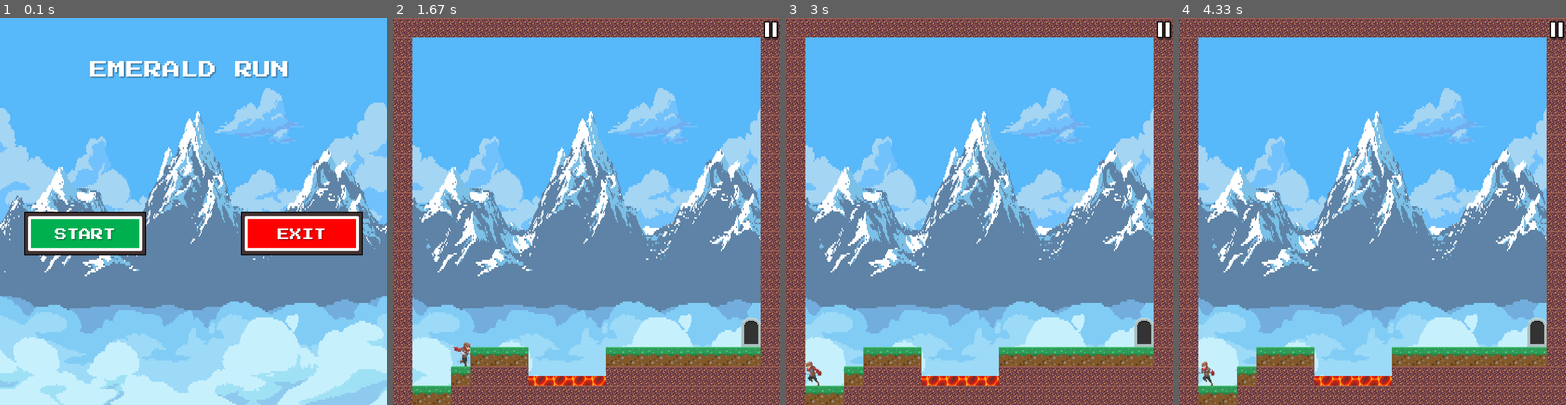
Above: before the commit, frames 1-4 (left to right).
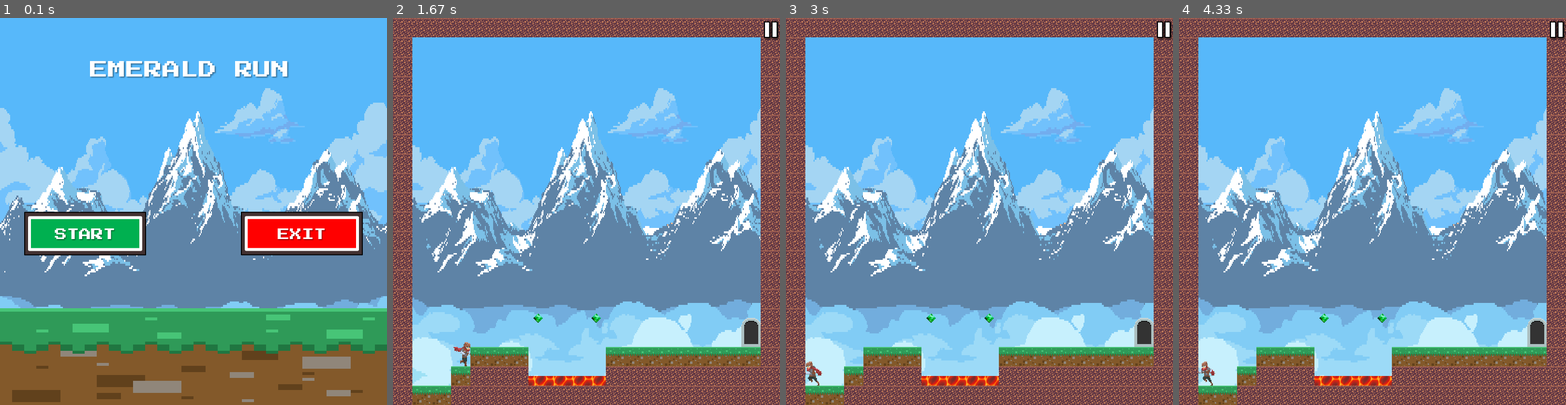
Above: after the commit, the same moments.

Repository: AndreBilley/Pygame-Platfomer
Game: pygame game, started from Nea_main.py
Two runs of this game, one before a commit and one after it. Both use one fixed random seed, a clock stepped at 60 frames per second and the inputs below.
Inputs (mouse positions are in pixels of both pictures, inside the frame that each line leads up to):
- Up to frame 1 (0.1 s): no input
- Up to frame 2 (1.67 s): click (478, 234) at 0.38 s; hold Right 0.67-1.13 s; hold Up 1.17-1.47 s; hold Right from 1.5 s (still down)
- Up to frame 3 (3 s): release Right at 1.97 s; hold Left 2-2.53 s
- Up to frame 4 (4.33 s): hold Up 3-3.37 s; hold Right 3.4-4.03 s; hold Left from 4.07 s (still down)

The runs differ from the first frame. In frame 1, 25% of the frame differs, in the area x 0-100%, y 75-100%; in frame 2, less than 0.1%; in frame 3, less than 0.1%; in frame 4, less than 0.1%.

Commit message:
start screen improved

Diff:
--- a/Nea_main.py
+++ b/Nea_main.py
@@ -21,6 +21,8 @@
 greenforest_img = pygame.image.load('Nea_game_files/Map/greenforest.png')
 greenforest_img = pygame.transform.scale(greenforest_img, (screen_width, screen_height))
 bg_img = mountains_img
+ground_img = pygame.image.load('Nea_game_files/Map/grass.png')
+ground_img = pygame.transform.scale(ground_img, (screen_width, 200))
 restart_img = pygame.image.load('Nea_game_files/Buttons/Restart_BTN.png')
 start_img = pygame.image.load('Nea_game_files/Buttons/Start_BTN.png')
 exit_img = pygame.image.load('Nea_game_files/Buttons/Exit_BTN.png')
@@ -67,6 +69,7 @@
     global run
     # global emerald_group
     screen.blit(title_img, (screen_width/2-261.5, 40))
+    screen.blit(ground_img, (0, 600))
     if start_button.draw():
         start_screen = False
     if exit_button.draw():
@@ -98,8 +101,8 @@
     # Check for collision with emerald
     if pygame.sprite.spritecollide(player, emerald_group, True):
         emeralds += 1
-        print(f'Emeralds: {emeralds}')
-    draw_text('X ' + str(emeralds), UI_font, white, screen_width - 120, 5)
+        print(f'Emeralds collected: {emeralds}')
+    # draw_text('X ' + str(emeralds), UI_font, white, screen_width - 120, 5)
 
 
 
@@ -124,7 +127,7 @@
         # Game is running
         if game_cond == 0:
             enemy_group.update()
-            # update_score()
+            update_score()
 
         # Pause menu functionality
         if paused:
@@ -135,7 +138,7 @@
 
         # If player has died
         if game_cond < 0:
-            draw_text('YOU LOSE', font, red, (screen_width / 2) - 140, screen_height / 2 - 200)
+            # draw_text('YOU LOSE', font, red, (screen_width / 2) - 140, screen_height / 2 - 200)
             if restart_button.draw():
                 world_data = []
                 world = reset_level(level, world)
@@ -154,7 +157,7 @@
                 game_cond = 0
 
             else: # If player has completed last level/game
-                draw_text('YOU WIN!', font, green, (screen_width / 2) - 140, screen_height / 2 - 200)
+                # draw_text('YOU WIN!', font, green, (screen_width / 2) - 140, screen_height / 2 - 200)
                 # restart game
                 if restart_button.draw():
                     level = 1
--- a/World_Class.py
+++ b/World_Class.py
@@ -50,9 +50,9 @@
                     tile = (img, img_rect)
                     self.tile_list.append(tile)
 
-                # if tile == 7:
-                #     emerald = Emerald(col_count * tile_size + (tile_size / 2), row_count * tile_size + (tile_size / 2))
-                #     emerald_group.add(emerald)
+                if tile == 7:
+                    emerald = Emerald(col_count * tile_size + (tile_size / 2), row_count * tile_size + (tile_size / 2))
+                    emerald_group.add(emerald)
 
                 col_count += 1
             row_count += 1
Binary file added: Nea_game_files/Map/cloud_lonely.png
Renamed: Nea_game_files/Map/clouds_mg_2.png -> Nea_game_files/Map/clouds.png
Binary file added: Nea_game_files/Map/clouds_bg.png
